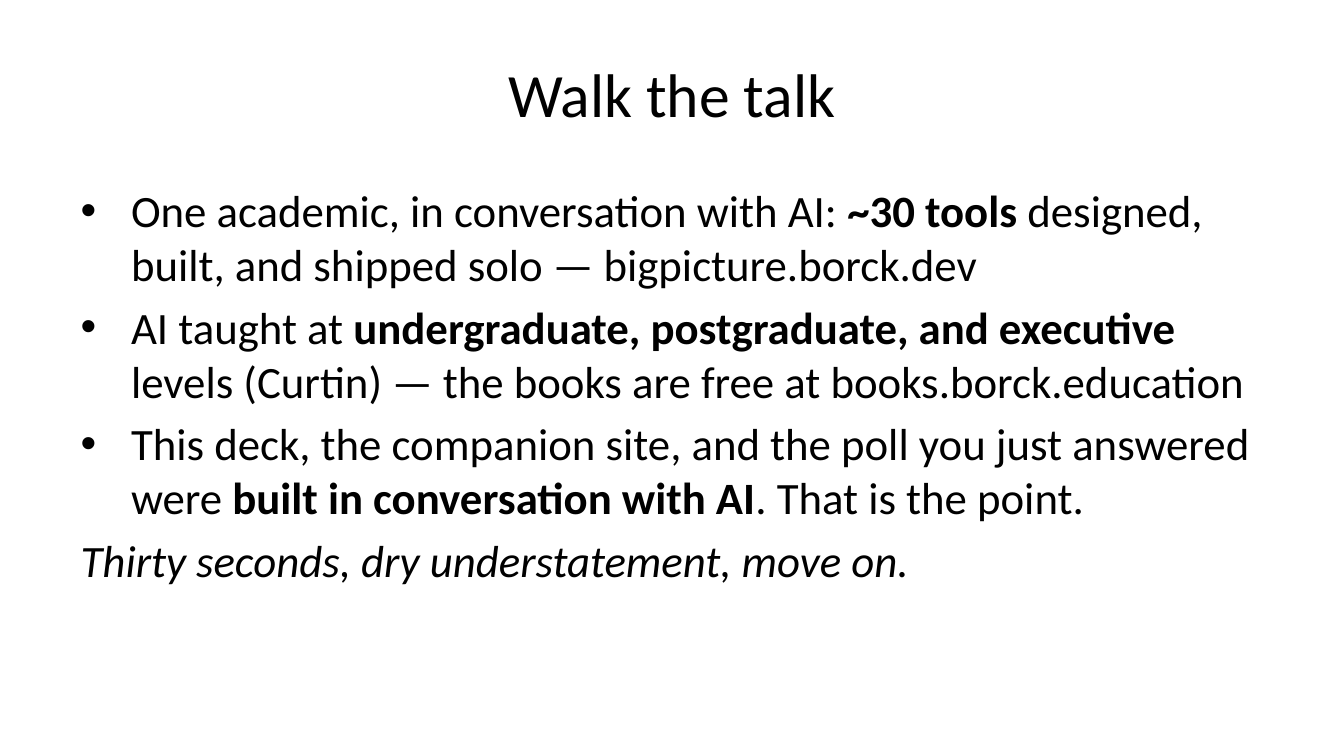
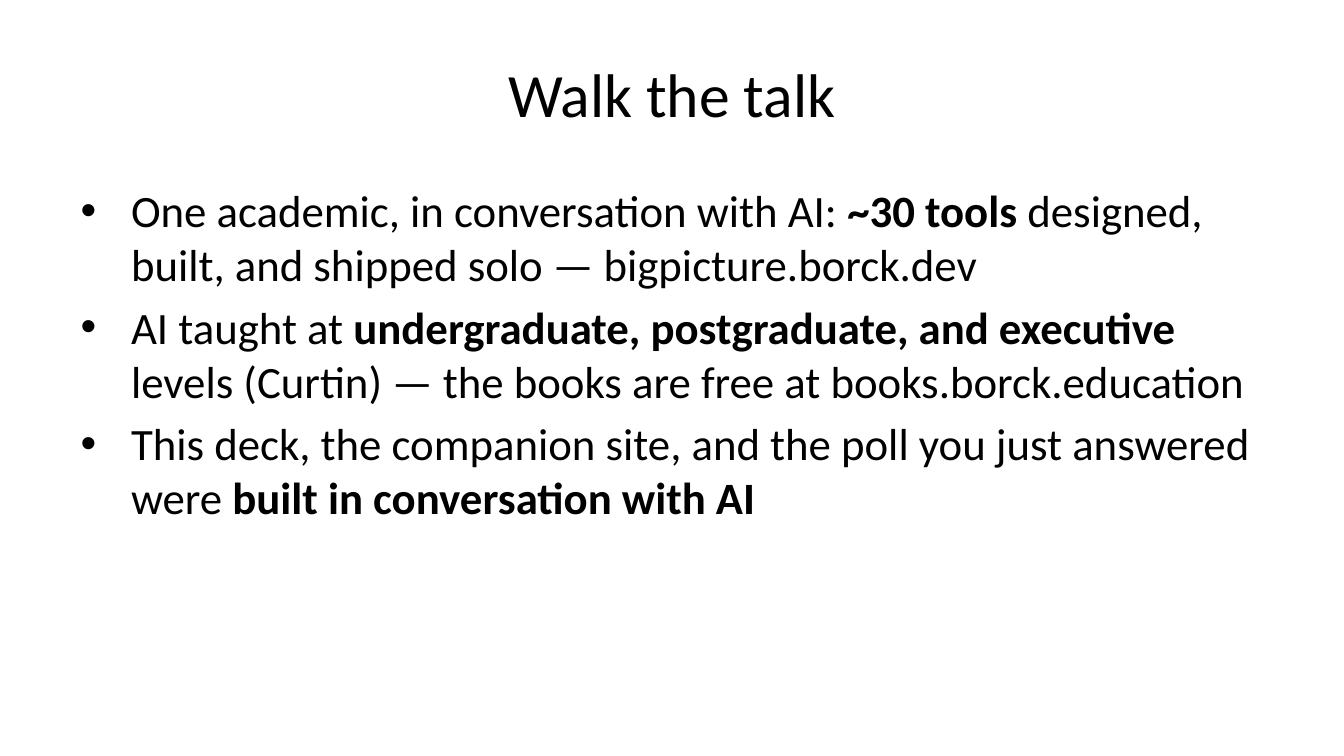
Before and after one commit to michael-borck/ai-for-founders, a slide deck: slide 3 of slides/deck.pptx. Drawn at 1344x756 pixels with LibreOffice and Linux fonts; fonts in the diff are those of the drawing. Boxes give left, top, right and bottom in pixels: in the first picture for what was removed or moved away, otherwise in the second. Text is boxed around its words. In the diff, an @@ line names an element or a change of style, - is before the commit and + after.

```diff
--- a/slides/deck.pptx
+++ b/slides/deck.pptx
@@ text at box(131, 429, 1249, 515): text changed @@
-• This deck, the companion site, and the poll you just answered were built in conversation with AI. That is the point.
-Thirty seconds, dry understatement, move on.
+• This deck, the companion site, and the poll you just answered were built in conversation with AI
```
Also in this commit, not shown: 3 other files.
